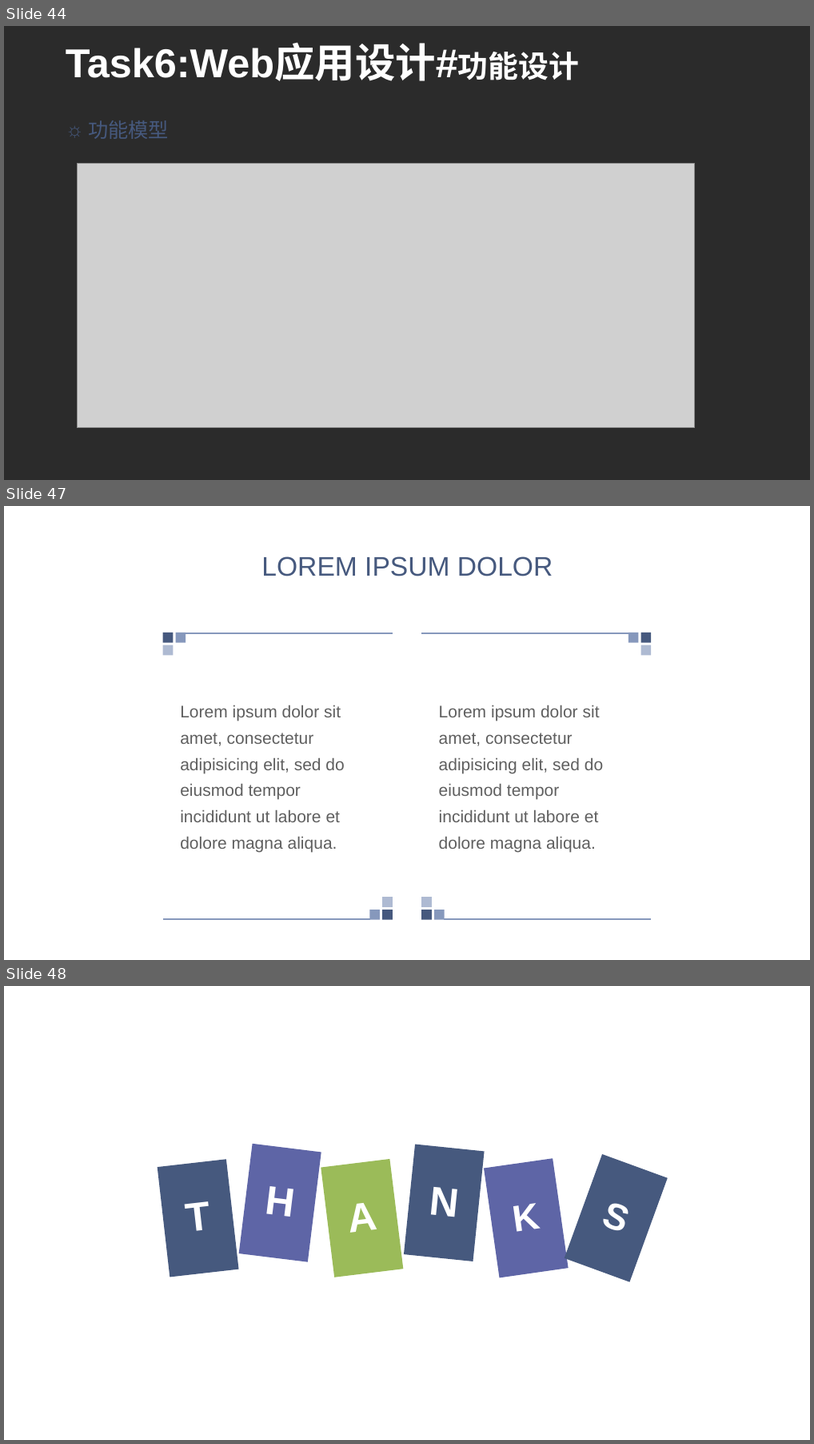
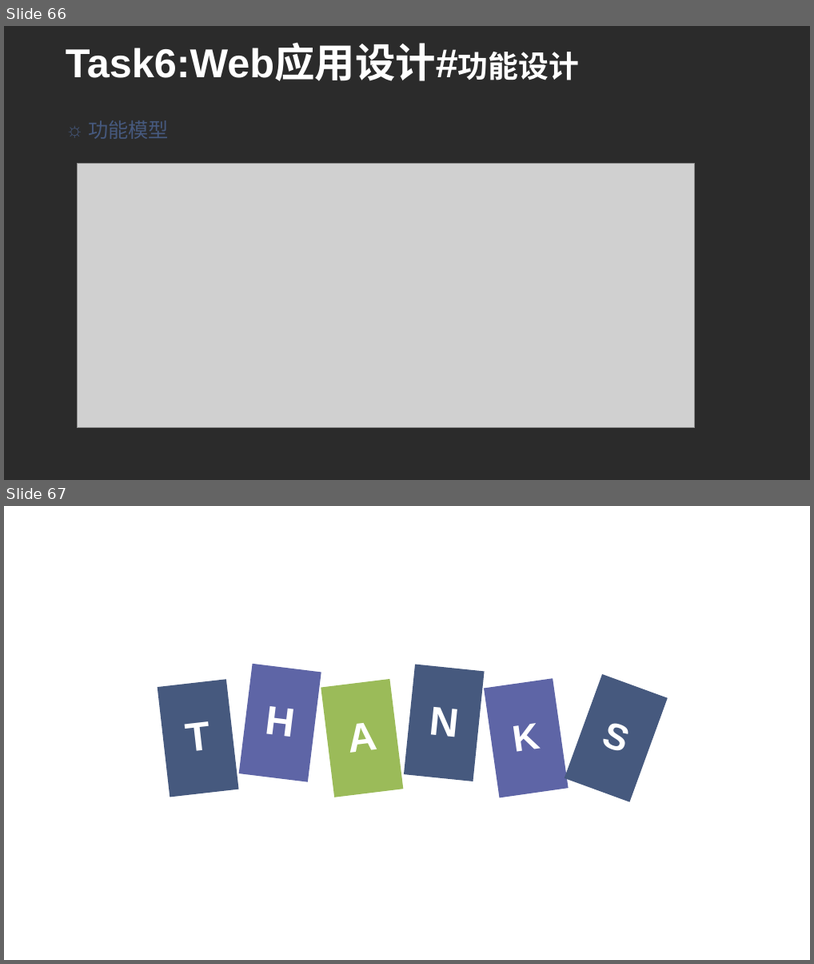
Before and after one commit to Weeeeeb/WebProject, a slide deck: ppt/Web工程大作业.pptx. Shown one above the other, each under a label of ours: slides 44, 47 and 48 before the commit, slides 66 and 67 after it; the slides between them are not shown. The pictures are 814x1444 and 814x964 pixels, drawn with LibreOffice and Linux fonts; fonts in the diff are those of the drawing; grey boxes stand for pictures; background and template pictures are left out; a plain dark background stands for a picture behind light text. Boxes give left, top, right and bottom in pixels: in the first picture for what was removed or moved away, otherwise in the second. Text is boxed around its words. In the diff, an @@ line names an element or a change of style, - is before the commit and + after.

```diff
--- a/ppt/Web工程大作业.pptx
+++ b/ppt/Web工程大作业.pptx
@@ slide 47 removed at (4, 506, 810, 960), background #FFFFFF @@
@@ text removed at (262, 556, 553, 576) @@
-LOREM IPSUM DOLOR
@@ group removed at (163, 632, 393, 656): 3 rectangles, 1 line @@
@@ group removed at (422, 632, 652, 656): 3 rectangles, 1 line @@
@@ text removed at (180, 705, 344, 852) @@
-Lorem ipsum dolor sit amet, consectetur adipisicing elit, sed do eiusmod tempor incididunt ut labore et dolore magna aliqua.
@@ text removed at (439, 705, 603, 852) @@
-Lorem ipsum dolor sit amet, consectetur adipisicing elit, sed do eiusmod tempor incididunt ut labore et dolore magna aliqua.
@@ group removed at (163, 896, 393, 920): 3 rectangles, 1 line @@
@@ group removed at (422, 896, 651, 920): 3 rectangles, 1 line @@
@@ what was slide 44 is now slide 66 @@
@@ what was slide 48 is now slide 67 @@
```
Also in this commit, not shown: 16 slides changed, 24 slides added, 4 other slides removed.
